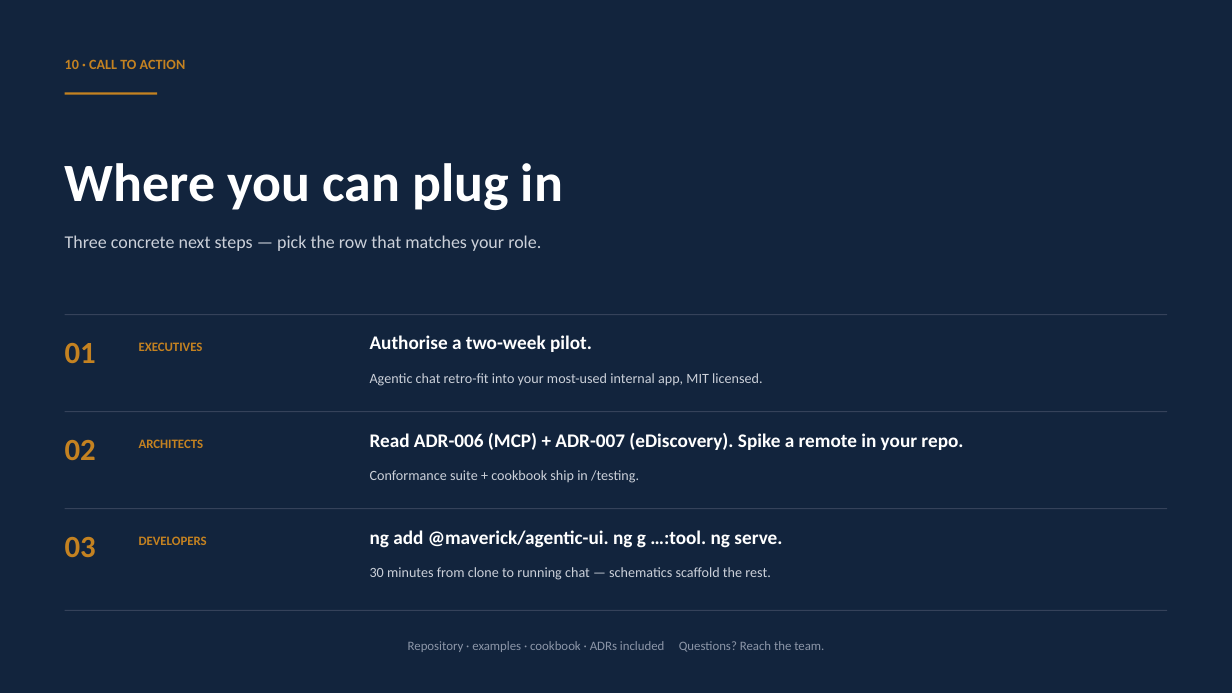
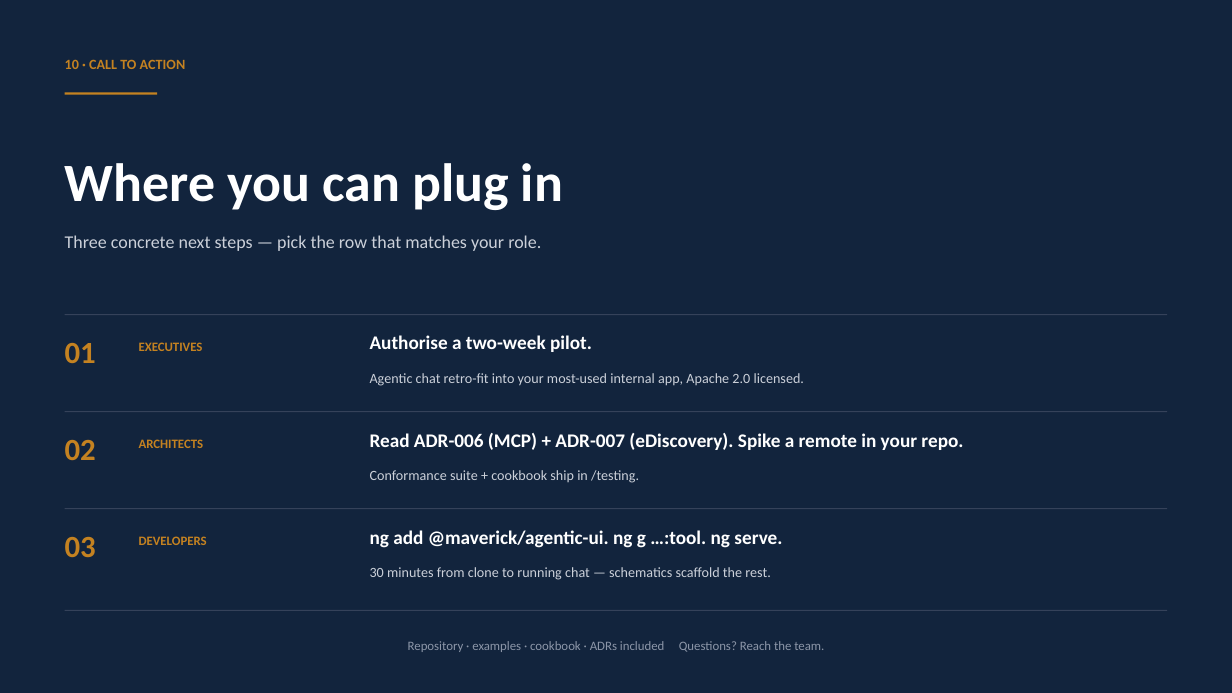
Before and after one commit to sahassakhare/agentic-ui, a slide deck: slide 52 of docs/decks/agentic-ui-overview.pptx. Drawn at 1232x693 pixels with LibreOffice and Linux fonts; fonts in the diff are those of the drawing. Boxes give left, top, right and bottom in pixels: in the first picture for what was removed or moved away, otherwise in the second. Text is boxed around its words. In the diff, an @@ line names an element or a change of style, - is before the commit and + after.

Commit message:
chore: switch license MIT → Apache 2.0
Apache 2.0 over MIT for two reasons:

  1. Explicit patent grant. MIT grants copyright permissions but is
     silent on patents — leaving downstream users exposed if a
     contributor later asserts a patent claim. Apache 2.0's section 3
     grants a perpetual, irrevocable, royalty-free patent license,
     terminated only on patent litigation. Material for enterprise
     adopters whose legal review specifically asks for it.
  2. Trademark + attribution clarity. Sections 4 and 6 set explicit
     rules for derivative works and trademark use that internal forks
     and downstream redistributors typically need anyway.

Files updated:
  · LICENSE — full Apache 2.0 text with the standard appendix +
    copyright line for Sahas Sakhare 2026.
  · package.json (root + 3 publishable libraries: agentic-ui,
    agentic-ui-server, agentic-ui-mcp) — `"license": "Apache-2.0"`
    (SPDX identifier; npm and registry indexers use this).
  · README.md — license badge updated to Apache-2.0; bottom-of-readme
    link reads "Apache 2.0".
  · docs/decks/agentic-ui-overview.pptx — three slide-content lines
    that mentioned MIT now reference "Apache 2.0 — explicit patent
    grant, enterprise-friendly".

No code changes; this is a manifest + docs swap.

```diff
--- a/docs/decks/agentic-ui-overview.pptx
+++ b/docs/decks/agentic-ui-overview.pptx
@@ text at (x1=370, y1=373, x2=804, y2=386): text changed @@
-Agentic chat retro-fit into your most-used internal app, MIT licensed.
+Agentic chat retro-fit into your most-used internal app, Apache 2.0 licensed.
```
Also in this commit, not shown: 1 other slide changed, 7 other files.
